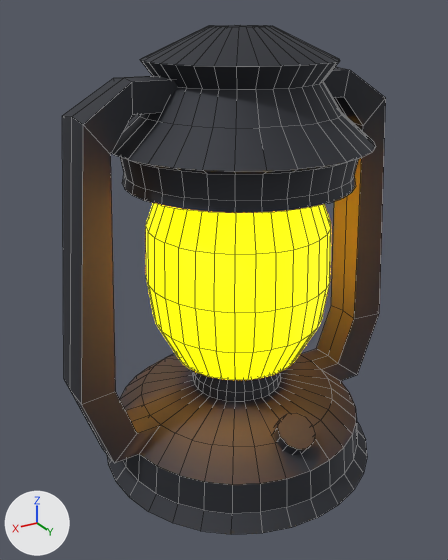
Before and after pictures for a commit that changed the Blender file assets/lamp.blend.
The view is the same before and after, from a 50 mm lens placed at (0.213, 0.336, 0.283), pointed at (0.011, 0.0, 0.115). Every picture has the same lights, and +X, +Y and +Z are marked at lower left. Mesh edges are drawn as thin lines.

The first picture shows 'Lamp'.
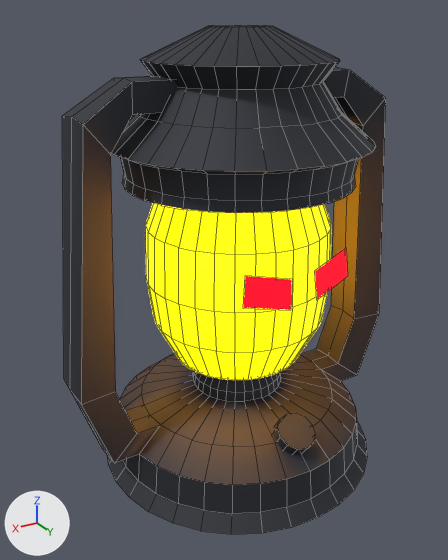
The change, as a diff of the scene's bpy script:
```diff
--- a/assets/lamp.blend.py
+++ b/assets/lamp.blend.py
@@ mat_lampeyes @@
+mat_lampeyes = principled_material('lampeyes')
+mat_lampeyes.base_color = (0.8, 0.0, 0.00484)  # red #e7000f
+mat_lampeyes.roughness = 0.809
+mat_lampeyes.emission_color = (1.0, 0.0, 0.00428)  # red #ff000e
+mat_lampeyes.emission_strength = 5.0
@@ me_cylinder @@
 me_cylinder.from_pydata(...)  # 724 vertices, 687 faces; spans x -0.124..0.124, y -0.1..0.1, z -0.17..0.126
 # used by ob_lamp; location = (0.0, 0.0, 0.15)
 # verts and faces of me_cylinder; kept vertices keep their numbers, new ones are numbered from 724
+# me_cylinder part 1
+verts[724] = (0.037, 0.064, -0.023)  # pixel (243, 308)
+verts[725] = (0.004, 0.066, -0.012)  # pixel (292, 279)
+verts[726] = (0.035, 0.063, -0.004)  # pixel (245, 275)
+verts[727] = (-0.045, 0.058, -0.004)  # pixel (346, 247)
+verts[728] = (-0.018, 0.064, -0.031)  # pixel (316, 300)
+verts[729] = (-0.047, 0.059, -0.023)  # pixel (347, 276)
+verts[730] = (0.005, 0.068, -0.031)  # pixel (290, 310)
+verts[731] = (-0.016, 0.063, -0.012)  # pixel (314, 270)
+faces += [(724, 730, 725, 726), (727, 731, 728, 729)]  # mat_lampeyes (red #e7000f)
 me_cylinder.materials.append(mat_lamp)
 me_cylinder.materials.append(mat_lamp_metal)
+me_cylinder.materials.append(mat_lampeyes)  # red #e7000f
```

What differs and where, as boxes (x1, y1, x2, y2) in the pictures (448 x 560 px):
part 1 of me_cylinder, added (red)
    after: (243, 248, 348, 310)
